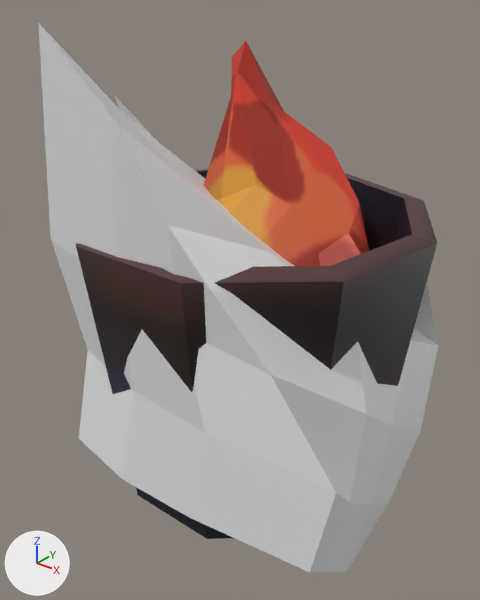
A saved change to the FBX model Assets/models/COMPLETED ASSETS/bucket.fbx.
One viewpoint serves both versions: a 50 mm camera at (3.14, -4.1, 2.88) aimed at (-0.2, 0.08, 0.29). Every picture has the same lights, and +X, +Y and +Z are marked at lower left. The picture after the commit comes second.

The first picture shows 'bucket', 'fire', 'iCEBERG'.
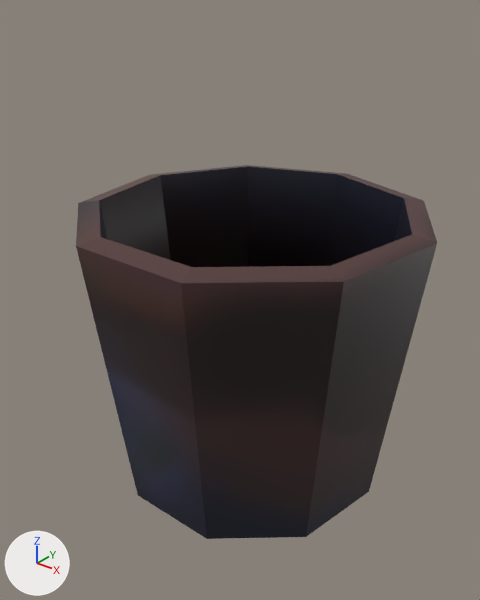
What differs and where, as boxes (x1, y1, x2, y2) in the pictures (480 x 600 px):
'iCEBERG', deleted
    before: (38, 23, 438, 572)
'fire', deleted (red)
    before: (204, 41, 369, 266)

The change in detail:
Object 'fire' (ob_fire) is deleted.
Object 'iCEBERG' (ob_iceberg) is deleted.
